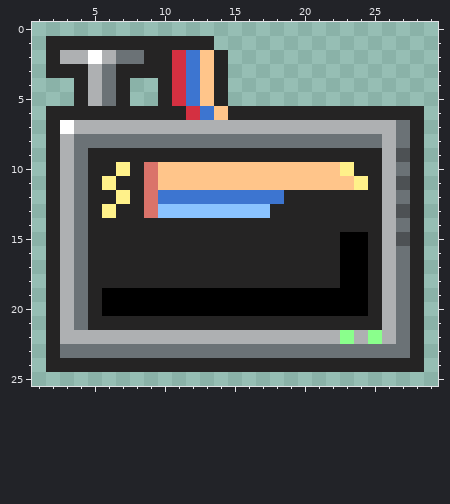
Two states of a pixel-art sprite, Assets/Hangar/Upgrades/StatusMonitor.png. That is the earlier state.
The file is 32x32 pixels. Shown: x 1..29, y 0..25.
After the commit:
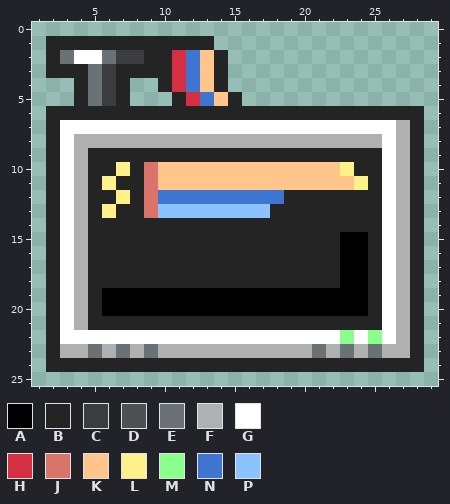
Palette (. is transparent): A #000000  B #252424  C #3a3c3e  D #4d5154  E #6b7276  F #aeb0b2  G #ffffff  H #d43041  J #da736a  K #ffc58a  L #fff18a  M #8aff8c  N #3d75d0  P #8ac3ff
Changes in this commit:
@@ x 1..29 @@
  1 .BBBBBBBBBBBB................
- 2 .BFFGFEEBBHNKB...............
- 3 .BBBFEBBBBHNKB...............
- 4 ...BFEB..BHNKB...............
- 5 ...BFEB..BHNKB...............
- 6 .BBBBBBBBBBHNKBBBBBBBBBBBBBB.
- 7 .BGFFFFFFFFFFFFFFFFFFFFFFFEB.
- 8 .BFEEEEEEEEEEEEEEEEEEEEEEFEB.
- 9 .BFEBBBBBBBBBBBBBBBBBBBBBFDB.
-10 .BFEBBLBJKKKKKKKKKKKKKLBBFEB.
-11 .BFEBLBBJKKKKKKKKKKKKKKLBFDB.
-12 .BFEBBLBJNNNNNNNNNBBBBBBBFEB.
-13 .BFEBLBBJPPPPPPPPBBBBBBBBFDB.
-14 .BFEBBBBBBBBBBBBBBBBBBBBBFEB.
-15 .BFEBBBBBBBBBBBBBBBBBBAABFDB.
-16 .BFEBBBBBBBBBBBBBBBBBBAABFEB.
-17 .BFEBBBBBBBBBBBBBBBBBBAABFEB.
-18 .BFEBBBBBBBBBBBBBBBBBBAABFEB.
-19 .BFEBAAAAAAAAAAAAAAAAAAABFEB.
-20 .BFEBAAAAAAAAAAAAAAAAAAABFEB.
-21 .BFEBBBBBBBBBBBBBBBBBBBBBFEB.
-22 .BFFFFFFFFFFFFFFFFFFFFMFMFEB.
-23 .BEEEEEEEEEEEEEEEEEEEEEEEEEB.
+ 2 .BEGGECCBBHNKB...............
+ 3 .BBBECBBBBHNKB...............
+ 4 ...BECB..BHNKB...............
+ 5 ...BECB...BHNKB..............
+ 6 .BBBBBBBBBBBBBBBBBBBBBBBBBBB.
+ 7 .BGGGGGGGGGGGGGGGGGGGGGGGGFB.
+ 8 .BGFFFFFFFFFFFFFFFFFFFFFFGFB.
+ 9 .BGFBBBBBBBBBBBBBBBBBBBBBGFB.
+10 .BGFBBLBJKKKKKKKKKKKKKLBBGFB.
+11 .BGFBLBBJKKKKKKKKKKKKKKLBGFB.
+12 .BGFBBLBJNNNNNNNNNBBBBBBBGFB.
+13 .BGFBLBBJPPPPPPPPBBBBBBBBGFB.
+14 .BGFBBBBBBBBBBBBBBBBBBBBBGFB.
+15 .BGFBBBBBBBBBBBBBBBBBBAABGFB.
+16 .BGFBBBBBBBBBBBBBBBBBBAABGFB.
+17 .BGFBBBBBBBBBBBBBBBBBBAABGFB.
+18 .BGFBBBBBBBBBBBBBBBBBBAABGFB.
+19 .BGFBAAAAAAAAAAAAAAAAAAABGFB.
+20 .BGFBAAAAAAAAAAAAAAAAAAABGFB.
+21 .BGFBBBBBBBBBBBBBBBBBBBBBGFB.
+22 .BGGGGGGGGGGGGGGGGGGGGMGMGFB.
+23 .BFFEFEFEFFFFFFFFFFFEFEFEFFB.
 24 .BBBBBBBBBBBBBBBBBBBBBBBBBBB.
Boxes around the changes in both pictures, in picture pixels (x1, y1, x2, y2):
changed: (60, 50, 410, 358)
